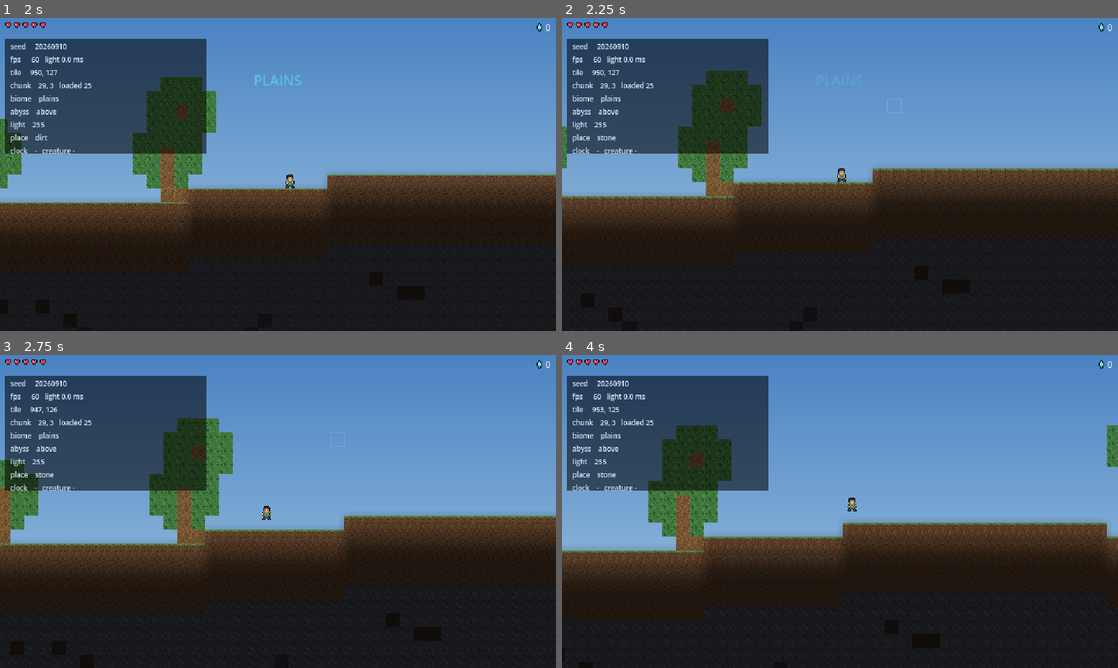
Above: before the commit, frames 1-4 (two rows, left to right).
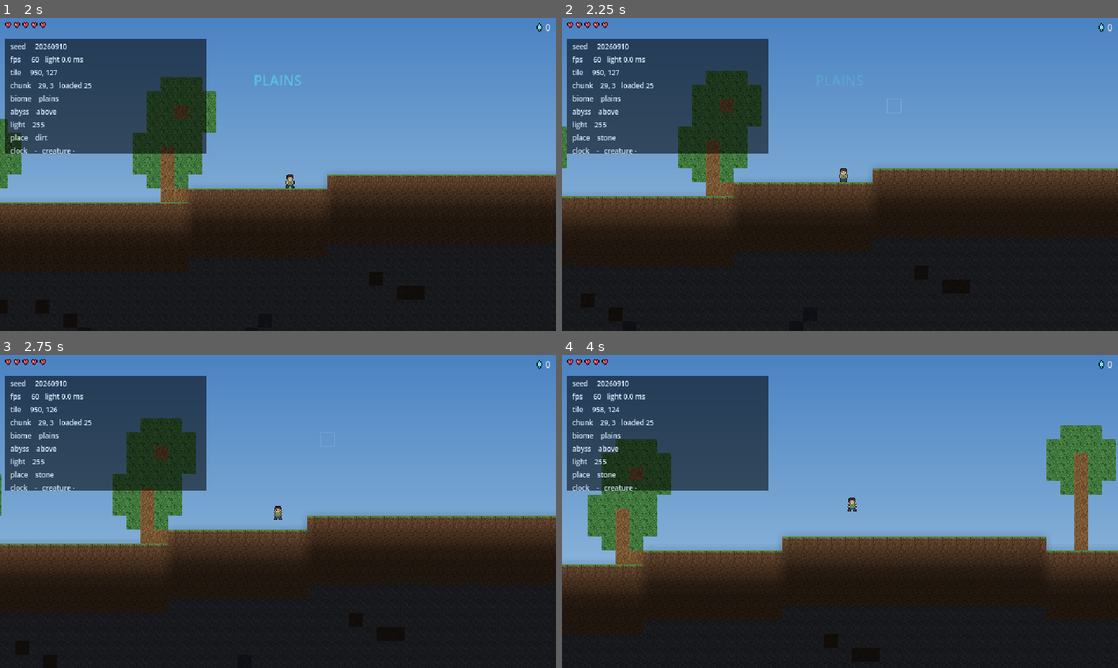
Above: after the commit, the same moments.

Repository: vinceovereem/abyssbound
Game: Godot game, scene res://tests/playtest/first_run.tscn
Same seed, same stepped clock (60 frames per second), same inputs: the game is played once before the commit and once after it. This scene is started directly instead of the project's main scene.
Inputs (mouse positions are in pixels of both pictures, inside the frame that each line leads up to):
- Up to frame 1 (2 s): move the mouse to (400, 158) at 0.52 s; press the mouse at (400, 158) at 0.53 s; hold D (move_right) from 0.53 s (still down); tap Space (jump) at 0.77, 1.52 s; right-click (400, 158) at 0.8 s; move the mouse to (166, 190) at 1.27 s; release the mouse at (166, 190) at 1.28 s; right-click (166, 190) at 1.35 s; click (166, 190) at 1.55 s
- Up to frame 2 (2.25 s): move the mouse to (895, 105) at 2.02 s; release D (move_right) at 2.03 s; hold A (move_left) from 2.03 s (still down); hold Q (cycle_place) from 2.03 s (still down)
- Up to frame 3 (2.75 s): keep holding A (move_left); keep holding Q (cycle_place); right-click (333, 442) at 2.3 s
- Up to frame 4 (4 s): move the mouse to (812, 574) at 2.77 s; release A (move_left) at 2.78 s; release Q (cycle_place) at 2.78 s; hold D (move_right) from 2.78 s (still down); tap E (interact) at 2.85 s; tap Space (jump) at 3.02, 3.77 s; click (812, 574) at 3.05 s; move the mouse to (1006, 558) at 3.52 s; press the mouse at (1006, 558) at 3.53 s; right-click (1006, 558) at 3.8 s

Frame 1 is identical in both runs. In frame 2, less than 0.1% of the frame differs, in the area x 49-52%, y 48-53%; in frame 3, 8.6%; in frame 4, 17%, in the area x 0-100%, y 16-100%.

Commit message:
split the light pass over four frames
The browser check reports a software rendered frame rate, which says
nothing about real hardware. It also reports the light pass, and that is
CPU work in wasm: 4.5 ms native, 8.6 ms on CI, 26.5 ms in the browser.
So the spike really does drop frames in a browser on any hardware.

The pass now runs in four steps across four frames. A check confirms the
split lands on exactly the same light as doing it in one go, because a
faster light that is a different light is a rendering bug. Worst single
step is 1.26 ms of a 4.44 ms pass.

Also: input driven playtests now run headless. Godot releases every held
action when the window loses focus, so a windowed run driven by
Input.action_press did nothing and reported the ground as impassable.
Headless it walks 24 tiles. CI runs it now.

Co-Authored-By: Claude Opus 5 (1M context) <noreply@anthropic.com>

Diff:
--- a/scripts/world.gd
+++ b/scripts/world.gd
@@ -56,7 +56,7 @@
 	add_child(lighting)
 	lighting.setup(store)
 	mining.tile_changed.connect(func(_x: int, _y: int) -> void: lighting.mark_dirty())
-	lighting.update(player_tile())
+	lighting.update_now(player_tile())
 
 	debug_overlay = preload("res://scenes/ui/debug_overlay.tscn").instantiate()
 	debug_overlay.world = self
--- a/scripts/world/lighting.gd
+++ b/scripts/world/lighting.gd
@@ -47,6 +47,13 @@
 var _db: TileDB
 var _dirty := true
 var last_ms := 0.0
+## A pass is split across two frames. Compiled to wasm the whole thing costs
+## about 26 ms, which is a dropped frame every time the window drifts or a tile
+## is dug. Half of it comfortably fits instead, and light arriving a frame late
+## is not something anyone can see.
+var _phase := 0
+var last_phase_ms := 0.0
+var _pass_ms := 0.0
 
 
 func setup(chunk_store: ChunkStore) -> void:
@@ -89,11 +96,43 @@
 ## too far or a tile changed.
 func update(centre: Vector2i) -> void:
 	var wanted := Vector2i(centre.x - REGION_W / 2, centre.y - REGION_H / 2)
-	if not _dirty and absi(wanted.x - _origin.x) < MARGIN and absi(wanted.y - _origin.y) < MARGIN:
+	if _phase == 0 and not _dirty \
+			and absi(wanted.x - _origin.x) < MARGIN and absi(wanted.y - _origin.y) < MARGIN:
 		return
-	_origin = wanted
-	_dirty = false
-	_recompute()
+	if _phase == 0:
+		_origin = wanted
+		_dirty = false
+		_phase = 1
+
+	# Four steps, not two. The sweeps are most of the cost, so splitting them
+	# from the read is not enough on its own: one round of sweeps alone is
+	# still a dropped frame in wasm.
+	var start := Time.get_ticks_usec()
+	match _phase:
+		1:
+			_read_tiles()
+			_sunlight()
+			_phase = 2
+		2:
+			_sweep_round()
+			_phase = 3
+		3:
+			_sweep_round()
+			_phase = 4
+		_:
+			_apply_ambient()
+			_write_image()
+			_phase = 0
+	last_phase_ms = float(Time.get_ticks_usec() - start) / 1000.0
+	_pass_ms += last_phase_ms
+	if _phase == 0:
+		last_ms = _pass_ms
+		_pass_ms = 0.0
+
+
+## True when no pass is part way through. Playtests wait on this.
+func is_idle() -> bool:
+	return _phase == 0
 
 
 func light_at(x: int, y: int) -> int:
@@ -104,24 +143,39 @@
 	return _light[ly * REGION_W + lx]
 
 
-func _recompute() -> void:
+## The whole pass at once. Tests and playtests want the answer immediately
+## rather than on the next frame.
+func update_now(centre: Vector2i) -> void:
+	_origin = Vector2i(centre.x - REGION_W / 2, centre.y - REGION_H / 2)
+	_dirty = false
+	_phase = 0
 	var start := Time.get_ticks_usec()
 	_read_tiles()
 	_sunlight()
-	# Two rounds of four sweeps is enough for a torch to fill a room.
-	for round in 2:
-		_sweep_x(1)
-		_sweep_x(-1)
-		_sweep_y(1)
-		_sweep_y(-1)
-
+	_spread()
+	_write_image()
+	last_ms = float(Time.get_ticks_usec() - start) / 1000.0
+
+
+## Two rounds of four sweeps is enough for a torch to fill a room.
+func _spread() -> void:
+	_sweep_round()
+	_sweep_round()
+	_apply_ambient()
+
+
+func _sweep_round() -> void:
+	_sweep_x(1)
+	_sweep_x(-1)
+	_sweep_y(1)
+	_sweep_y(-1)
+
+
+func _apply_ambient() -> void:
 	var n := REGION_W * REGION_H
 	for i in n:
 		if _light[i] < AMBIENT:
 			_light[i] = AMBIENT
-
-	_write_image()
-	last_ms = float(Time.get_ticks_usec() - start) / 1000.0
 
 
 ## Copy the window's tiles into flat arrays.
--- a/tests/playtest/first_run.gd
+++ b/tests/playtest/first_run.gd
@@ -61,7 +61,12 @@
 		_fps_samples.append(Engine.get_frames_per_second())
 
 
+## Headless has no renderer, so there is nothing to capture. Run this one
+## headless for the assertions, which are fast and do not depend on the window
+## having focus, and use postcards.tscn for pictures.
 func _shot(name: String) -> void:
+	if DisplayServer.get_name() == "headless":
+		return
 	await RenderingServer.frame_post_draw
 	get_viewport().get_texture().get_image().save_png("%s/%s.png" % [_dir, name])
 
@@ -81,6 +86,10 @@
 func _walk() -> void:
 	print("\nwalking east toward the Abyss")
 	var start: Vector2i = world.player_tile()
+	# Re-pressed every frame on purpose. Godot releases every held action when
+	# the window loses focus, and a window launched from a shell often never
+	# has focus, so a single action_press quietly does nothing and the player
+	# stands still while the test reports the ground is impassable.
 	Input.action_press("move_right")
 	# Jump when we stop making progress, which is what a player does at a
 	# ledge. Natural terrain has one tile steps all over it and this controller
@@ -89,6 +98,7 @@
 	var last_x: float = world.player.global_position.x
 	for i in 240:
 		await get_tree().physics_frame
+		Input.action_press("move_right")
 		_fps_samples.append(Engine.get_frames_per_second())
 		if i % 20 == 19:
 			var progress: float = world.player.global_position.x - last_x
@@ -121,9 +131,9 @@
 	_ok("there is ground to dig", before != 0)
 
 	world.mining.aim_override = Vector2(target.x * 16 + 8, target.y * 16 + 8)
-	Input.action_press("mine")
 	var broke := false
 	for i in 240:
+		Input.action_press("mine")
 		await get_tree().physics_frame
 		_fps_samples.append(Engine.get_frames_per_second())
 		if world.store.get_fg(target.x, target.y) == 0:
@@ -163,8 +173,9 @@
 	var before_light: int = world.lighting.light_at(spot.x, spot.y)
 
 	world.mining.aim_override = Vector2(spot.x * 16 + 8, spot.y * 16 + 8)
-	Input.action_press("place")
-	await _settle(4)
+	for i in 6:
+		Input.action_press("place")
+		await get_tree().physics_frame
 	Input.action_release("place")
 	await _settle(10)
 
@@ -172,7 +183,7 @@
 	_ok("right click places the selected tile", placed,
 		db.name_of.get(world.store.get_fg(spot.x, spot.y), "?"))
 	world.lighting.mark_dirty()
-	world.lighting.update(world.player_tile())
+	world.lighting.update_now(world.player_tile())
 	if placed:
 		_ok("the torch makes the place brighter",
 			world.lighting.light_at(spot.x, spot.y) >= before_light,
--- a/tests/playtest/postcards.gd
+++ b/tests/playtest/postcards.gd
@@ -67,7 +67,7 @@
 		world.store.set_fg(t.x + 3, t.y, TileDB.get_db().id("torch"))
 		world.renderer.refresh(world.store.chunk_coord(t.x, t.y), 2)
 		world.lighting.mark_dirty()
-		world.lighting.update(t)
+		world.lighting.update_now(t)
 		for i in 5:
 			await get_tree().physics_frame
 
--- a/tests/world_test.gd
+++ b/tests/world_test.gd
@@ -297,7 +297,7 @@
 	var db := TileDB.get_db()
 
 	var surface := store.gen.surface_height(300)
-	lighting.update(Vector2i(300, surface))
+	lighting.update_now(Vector2i(300, surface))
 
 	_ok("open sky is fully lit", lighting.light_at(300, surface - 3) >= 250,
 		"%d" % lighting.light_at(300, surface - 3))
@@ -307,7 +307,7 @@
 
 	# Deep underground with nothing burning: dark, but never so dark the screen
 	# is blank. That reads as a bug, not as a cave.
-	lighting.update(Vector2i(300, 400))
+	lighting.update_now(Vector2i(300, 400))
 	var deep: int = lighting.light_at(300, 400)
 	_ok("deep rock is dark", deep < 90, "%d" % deep)
 	_ok("deep rock is never pitch black", deep >= Lighting.AMBIENT, "%d" % deep)
@@ -318,20 +318,50 @@
 		for dy in range(-3, 3):
 			store.set_fg(room.x + dx, room.y + dy, 0)
 	lighting.mark_dirty()
-	lighting.update(room)
+	lighting.update_now(room)
 	var unlit: int = lighting.light_at(room.x + 2, room.y)
 
 	store.set_fg(room.x, room.y, db.id("torch"))
 	lighting.mark_dirty()
-	lighting.update(room)
+	lighting.update_now(room)
 	var lit: int = lighting.light_at(room.x + 2, room.y)
 	_ok("a torch lights the room around it", lit > unlit + 60,
 		"%d -> %d" % [unlit, lit])
 	_ok("torch light falls off with distance",
 		lighting.light_at(room.x + 1, room.y) > lighting.light_at(room.x + 4, room.y))
 
-	_ok("a light pass fits in a frame budget", lighting.last_ms < 16.0,
+	_ok("a whole light pass fits in a frame budget", lighting.last_ms < 16.0,
 		"%.2f ms" % lighting.last_ms)
+
+	# The pass is split over two frames, because compiled to wasm the whole
+	# thing costs about 26 ms. Two incremental calls must land on exactly the
+	# same light as doing it in one go, or the split is a rendering bug.
+	var probe := Vector2i(300, 400)
+	lighting.update_now(probe)
+	var expected: Array[int] = []
+	for dx in [-20, -8, 0, 7, 19]:
+		expected.append(lighting.light_at(probe.x + dx, probe.y))
+
+	var split: Node = load("res://scripts/world/lighting.gd").new()
+	world.add_child(split)
+	split.setup(store)
+	split.update(probe)
+	var worst: float = split.last_phase_ms
+	for i in 8:
+		if split.is_idle():
+			break
+		split.update(probe)
+		worst = maxf(worst, split.last_phase_ms)
+	var got: Array[int] = []
+	for dx in [-20, -8, 0, 7, 19]:
+		got.append(split.light_at(probe.x + dx, probe.y))
+
+	_ok("splitting the pass over two frames gives the same light",
+		got == expected, "%s vs %s" % [got, expected])
+	_ok("no single step of a split pass is close to a frame",
+		worst < lighting.last_ms * 0.55,
+		"worst step %.2f ms of a %.2f ms pass" % [worst, lighting.last_ms])
+	split.queue_free()
 
 	world.queue_free()
 	await get_tree().process_frame
Not shown, changed: .github/workflows/ci.yml
Not shown, changed: CLAUDE.md
Not shown, changed: docs/playtest-log.md
